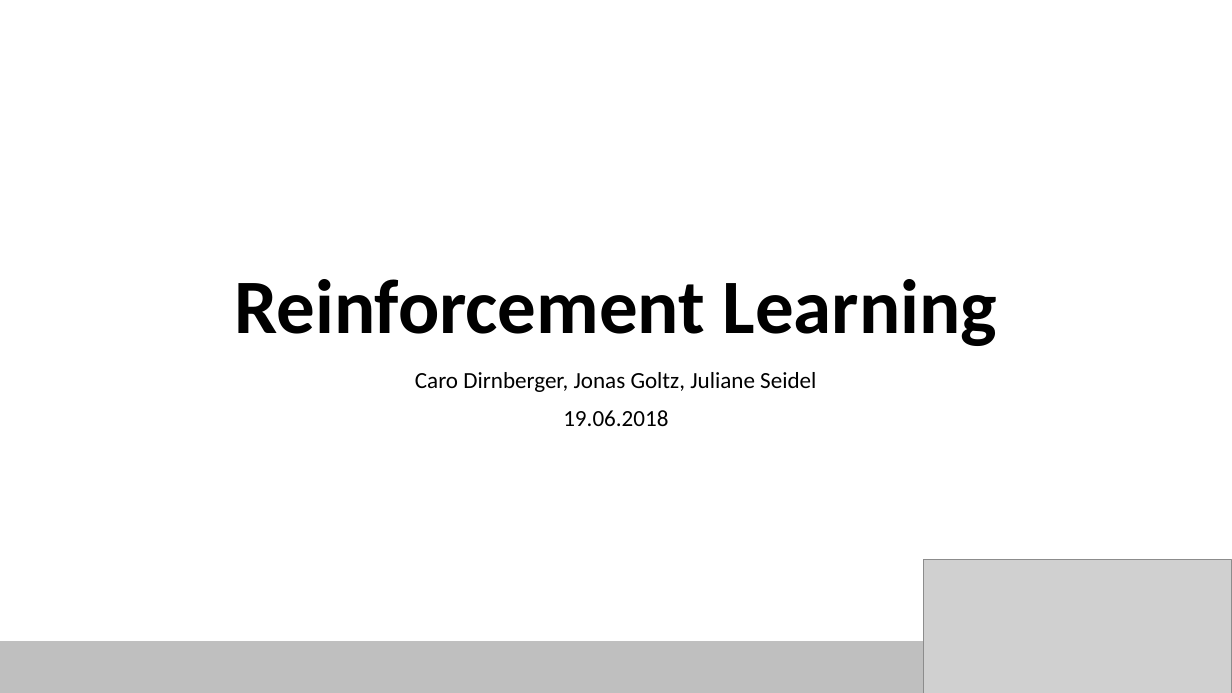
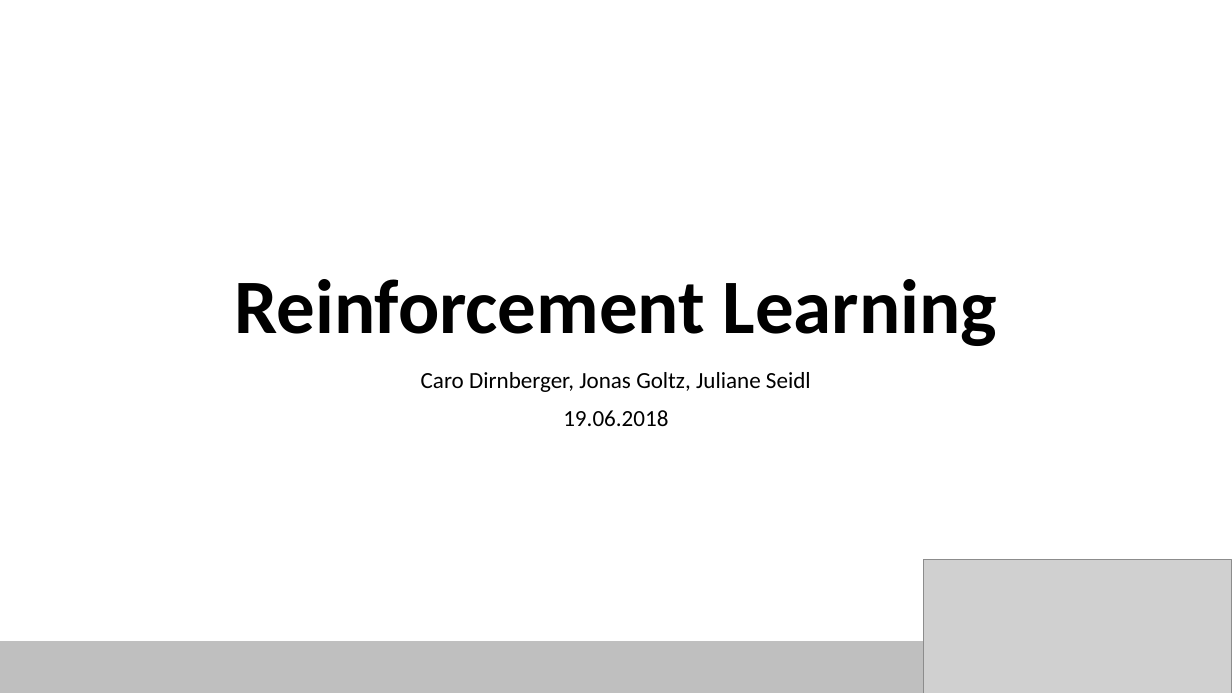
Before and after one commit to ob-algdatii-ss18/leistungsnachweis-firststeptoworlddomination, a slide deck: slide 1 of Reinforcement Learning.pptx. Drawn at 1232x693 pixels with LibreOffice and Linux fonts; fonts in the diff are those of the drawing; grey boxes stand for pictures. Boxes give left, top, right and bottom in pixels: in the first picture for what was removed or moved away, otherwise in the second. Text is boxed around its words. In the diff, an @@ line names an element or a change of style, - is before the commit and + after.

```diff
--- a/Reinforcement Learning.pptx
+++ b/Reinforcement Learning.pptx
@@ subtitle at bbox=[421, 372, 811, 392]: text changed @@
-Caro Dirnberger, Jonas Goltz, Juliane Seidel
+Caro Dirnberger, Jonas Goltz, Juliane Seidl
```
Also in this commit, not shown: 3 other slides changed, 2 slides added.
